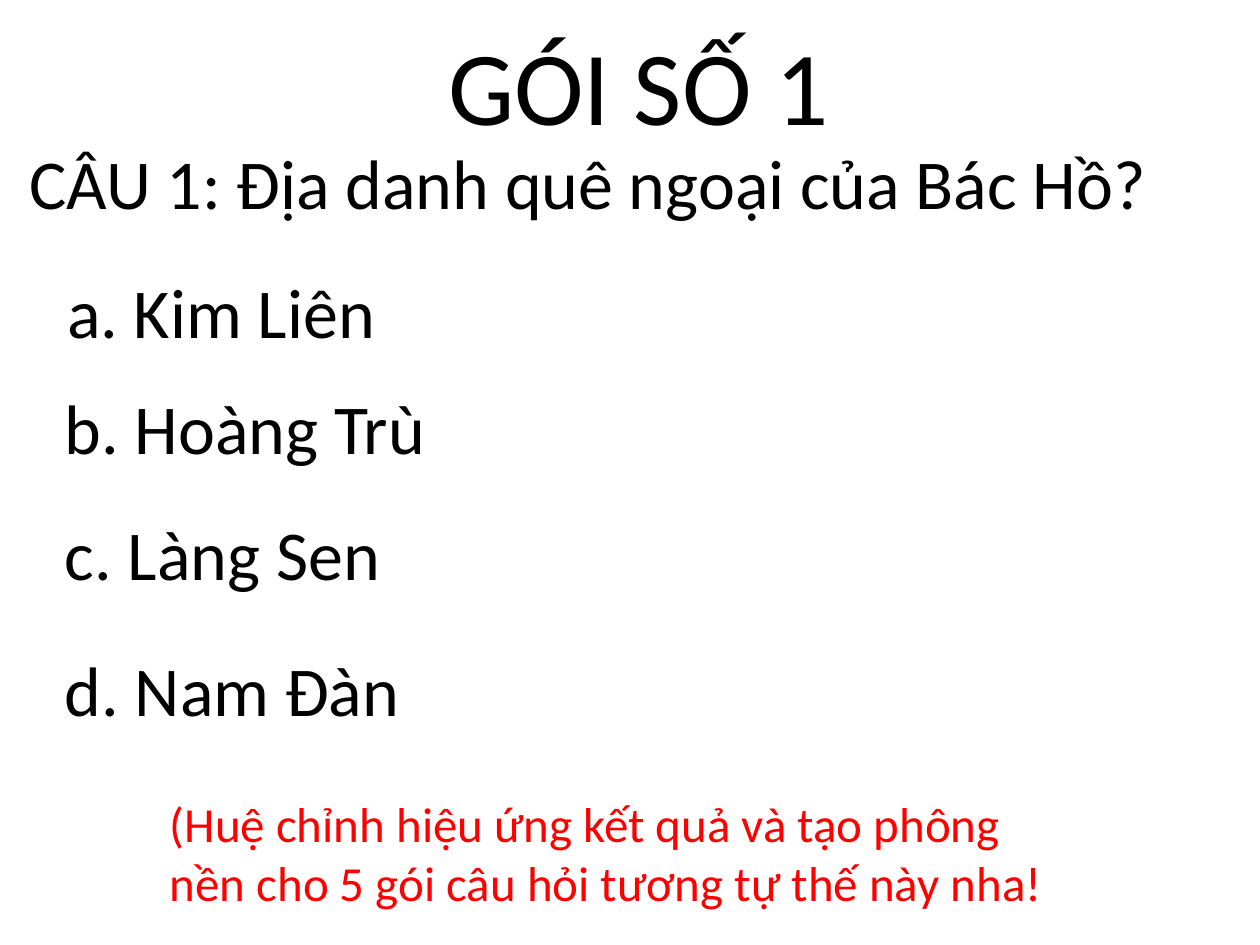
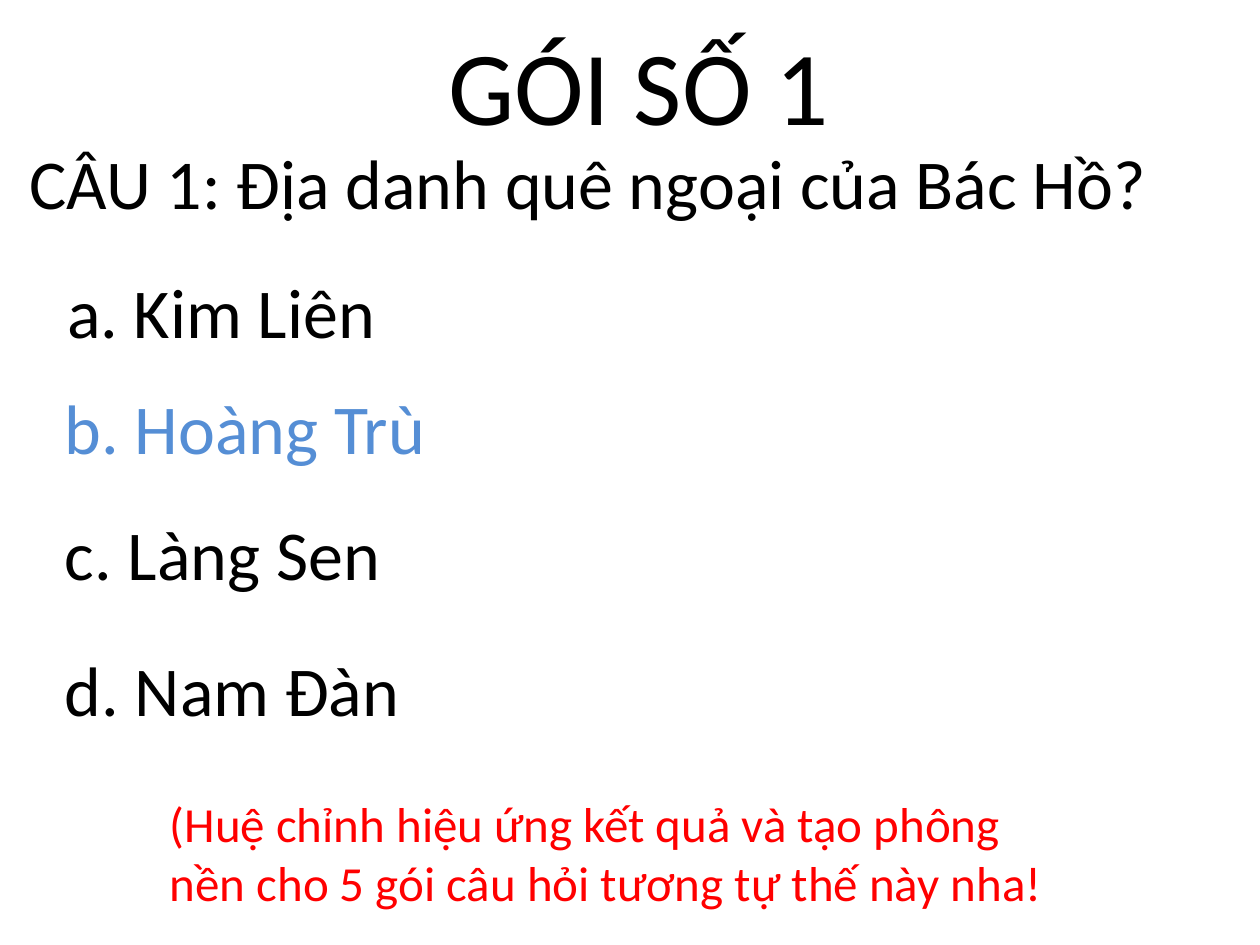
Before and after one commit to huytt/giao-an, a slide deck: slide 4 of hoi_thi.ppt. Drawn at 1260x945 pixels with LibreOffice and Linux fonts; fonts in the diff are those of the drawing; background and template pictures are left out. Boxes give left, top, right and bottom in pixels: in the first picture for what was removed or moved away, otherwise in the second. Text is boxed around its words. In the diff, an @@ line names an element or a change of style, - is before the commit and + after.

```diff
--- a/hoi_thi.ppt
+++ b/hoi_thi.ppt
@@ text "b. Hoàng Trù" at bbox=[65, 405, 425, 466]: text colour #000000 to #558ED5 @@
```
Also in this commit, not shown: 1 other slide changed, 11 slides added, 4 slides removed.
